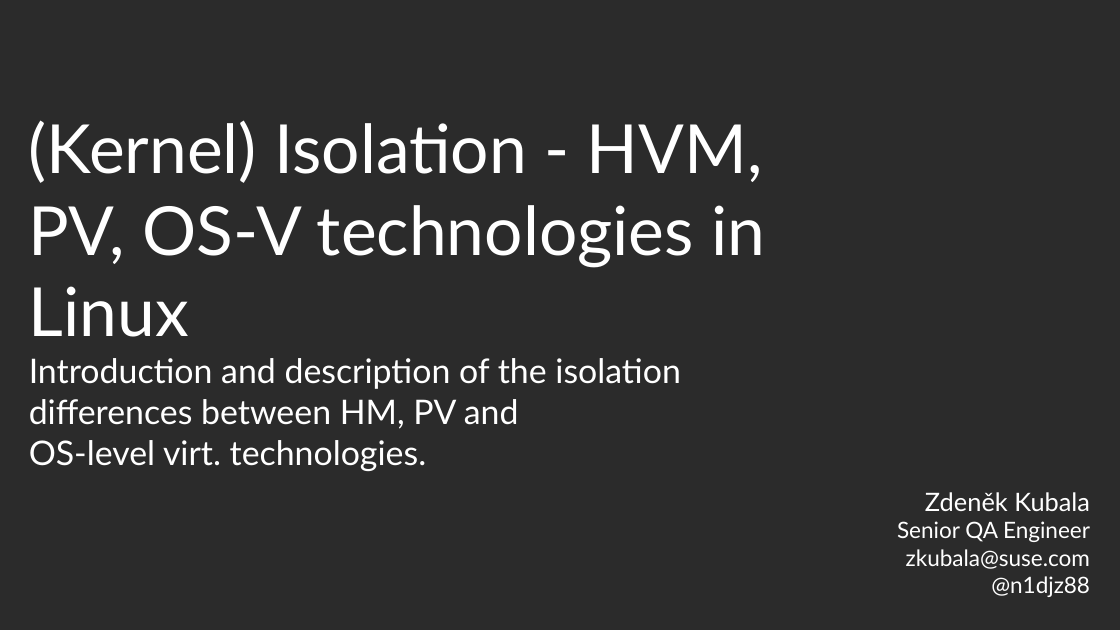
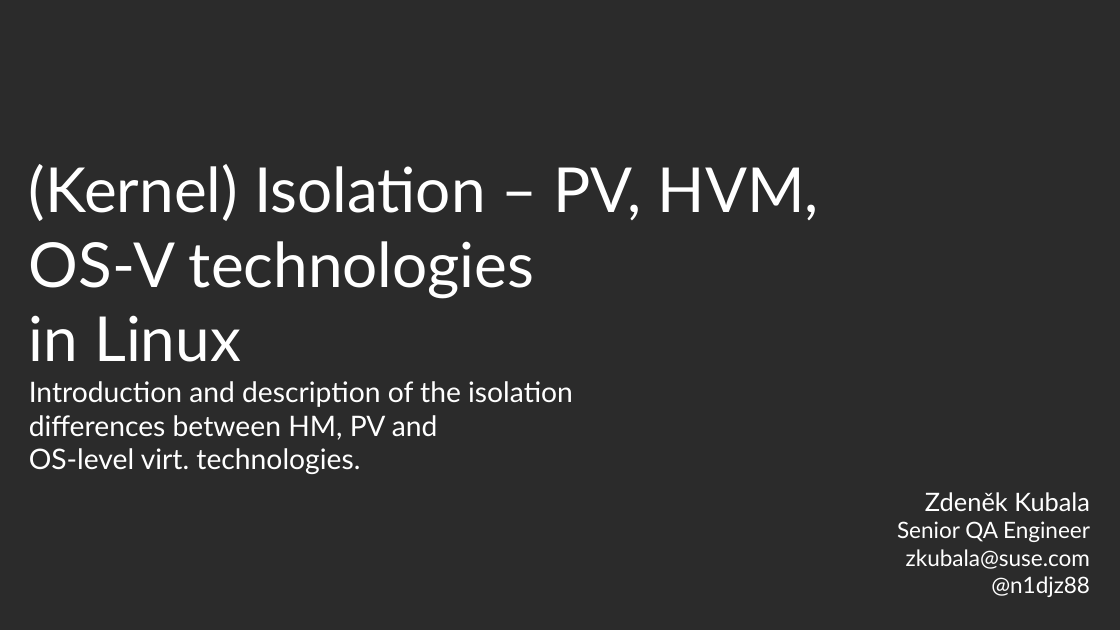
Before and after one commit to djz88/docs, a slide deck: slide 1 of kontejnery/kernel_isolation_linuxdays2017.odp. Drawn at 1120x630 pixels with LibreOffice and Linux fonts; fonts in the diff are those of the drawing; background and template pictures are left out; a plain dark background stands for a picture behind light text. Boxes give left, top, right and bottom in pixels: in the first picture for what was removed or moved away, otherwise in the second. Text is boxed around its words. In the diff, an @@ line names an element or a change of style, - is before the commit and + after.

```diff
--- a/kontejnery/kernel_isolation_linuxdays2017.odp
+++ b/kontejnery/kernel_isolation_linuxdays2017.odp
@@ title at bbox=[29, 164, 819, 474]: text changed; size 24 to 20 pt @@
-(Kernel) Isolation - HVM, PV, OS-V technologies in Linux
-Introduction and description of the isolation
-differences between HM, PV and
-OS-level virt. technologies.
+(Kernel) Isolation – PV, HVM, OS-V technologies
+in Linux
+Introduction and description of the isolation
+differences between HM, PV and
+OS-level virt. technologies.
```
Also in this commit, not shown: 15 other slides changed, 2 slides added, 14 slides removed, 1 other file.
